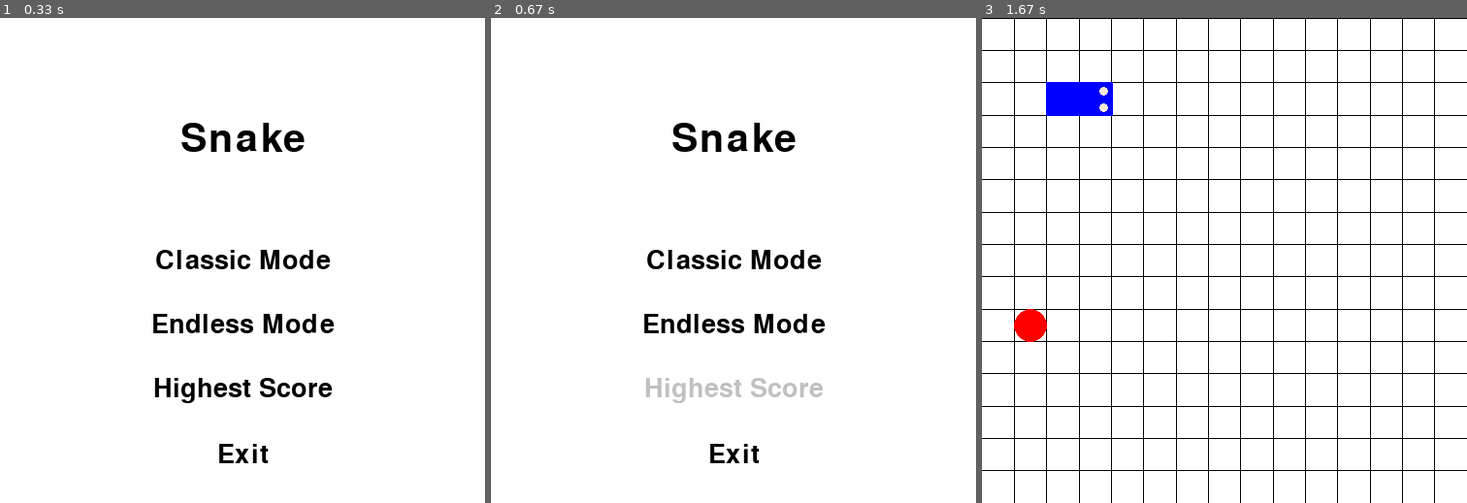
Above: before the commit, frames 1-3 (left to right).
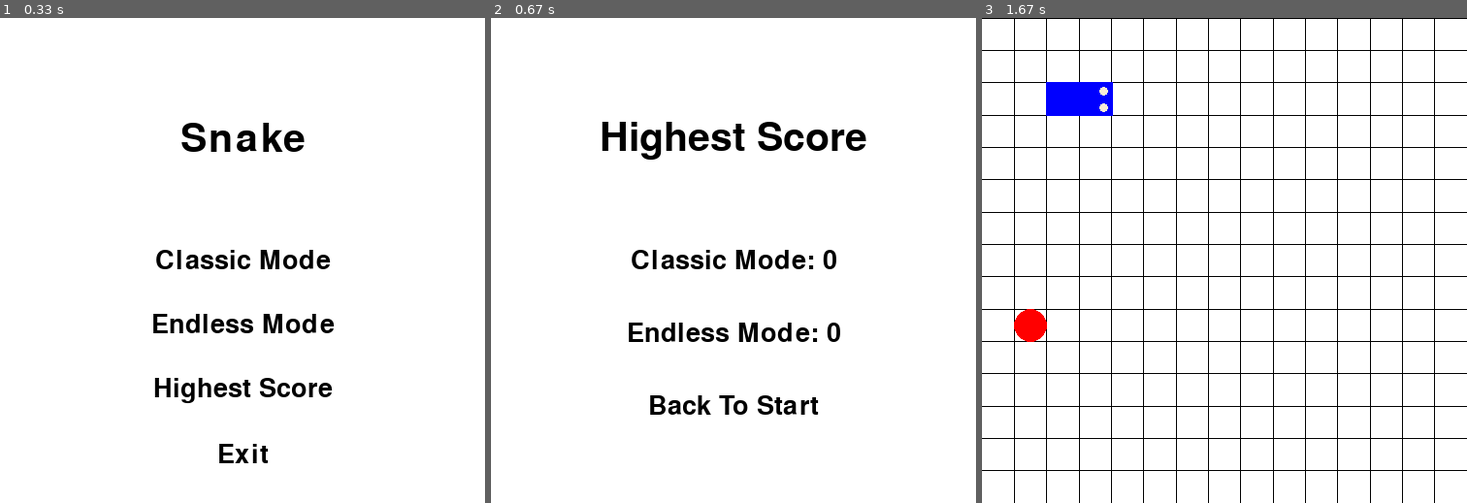
Above: after the commit, the same moments.

Repository: 1m188/snake
Game: pygame game, started from snake_pygame/main.py
Same seed, same stepped clock (60 frames per second), same inputs: the game is played once before the commit and once after it.
Inputs (mouse positions are in pixels of both pictures, inside the frame that each line leads up to):
- Up to frame 1 (0.33 s): no input
- Up to frame 2 (0.67 s): click "Highest Score" at 0.38 s
- Up to frame 3 (1.67 s): click (1224, 406) at 0.88 s, where only the run after the commit has a clickable "Back To Start"; click "Classic Mode" at 1.38 s

Frame 1 is identical in both runs. In frame 2, 5.4% of the frame differs, in the area x 22-78%, y 21-92%; in frame 3, nothing differs.

Commit message:
添加最高分场景，并且在场景加载前能够加载最高分，游戏结束后能够将最高分写入文件中

Diff:
--- a/snake_pygame/config.py
+++ b/snake_pygame/config.py
@@ -16,3 +16,28 @@
 # 蛇移动事件
 snakeMoveEventID = 1
 snakeMoveTimeInr = 200
+
+
+# 最高分
+class HighestScore:
+    fileName = "data"
+
+    @classmethod
+    def loadHighestScore(cls):
+        try:
+            data = open(cls.fileName)
+            contents = data.read().rstrip().split('\n')
+            cls.classicHighestScore = int(contents[0])
+            cls.endlessHighestScore = int(contents[1])
+        except FileNotFoundError:
+            data = open(cls.fileName, "w")
+            cls.classicHighestScore = 0
+            cls.endlessHighestScore = 0
+        finally:
+            data.close()
+
+    @classmethod
+    def saveHighestScore(cls):
+        with open(cls.fileName, "w") as data:
+            data.write(str(cls.classicHighestScore) + "\n")
+            data.write(str(cls.endlessHighestScore) + "\n")
--- a/snake_pygame/main.py
+++ b/snake_pygame/main.py
@@ -7,5 +7,7 @@
 pygame.display.set_mode(config.size)
 pygame.display.set_caption("Snake")
 
+config.HighestScore.loadHighestScore()
+
 config.curScene = scene.StartScene()
 config.curScene.run()
--- a/snake_pygame/scene.py
+++ b/snake_pygame/scene.py
@@ -13,6 +13,10 @@
         self.fps = fps
         self.isRunning = False
 
+    def appExit(self):
+        config.HighestScore.saveHighestScore()
+        sys.exit()
+
     # 场景开始之前的准备
     def prepare(self):
         pass
@@ -40,7 +44,7 @@
             self.fpsClock.tick_busy_loop(self.fps)
             for event in pygame.event.get():
                 if event.type == pygame.QUIT:
-                    sys.exit()
+                    self.appExit()
                 else:
                     self.eventHandle(event)
             self.update()
@@ -98,9 +102,10 @@
                 self.isRunning = False
                 config.curScene = GameScene(False)
             elif event.signal == self.highestScoreBtn.clicked:  # 点击最高分按钮
-                pass
+                self.isRunning = False
+                config.curScene = HighestScoreScene()
             elif event.signal == self.exitBtn.clicked:  # 点击退出按钮
-                sys.exit()
+                self.appExit()
         self.classicBtn.eventHandle(event)
         self.endlessBtn.eventHandle(event)
         self.highestScoreBtn.eventHandle(event)
@@ -214,3 +219,47 @@
     def end(self):
         config.curScene = StartScene()
         config.curScene.run()
+
+
+# 最高分场景
+class HighestScoreScene(Scene):
+    def __init__(self):
+        super().__init__(pygame.display.get_surface(), config.FPS)
+
+    def prepare(self):
+        width = self.screen.get_width()
+        height = self.screen.get_height()
+
+        self.highestScoreLab = sprite.Label("Highest Score", pygame.font.Font(None, 60), (0, 0, 0))
+        self.highestScoreLab.rect.center = (width / 2, height / 4)
+
+        self.classicHighestScoreLab = sprite.Label(f"Classic Mode: {config.HighestScore.classicHighestScore}", pygame.font.Font(None, 40), (0, 0, 0))
+        self.classicHighestScoreLab.rect.center = self.highestScoreLab.rect.center
+        self.classicHighestScoreLab.rect.centery = height / 2
+
+        interval = (height - self.classicHighestScoreLab.rect.top) / 3 - self.classicHighestScoreLab.rect.height
+
+        self.endlessHighestScoreLab = sprite.Label(f"Endless Mode: {config.HighestScore.endlessHighestScore}", pygame.font.Font(None, 40), (0, 0, 0))
+        self.endlessHighestScoreLab.rect.center = self.highestScoreLab.rect.center
+        self.endlessHighestScoreLab.rect.centery = self.classicHighestScoreLab.rect.bottom + interval
+
+        self.backBtn = sprite.Button("Back To Start", pygame.font.Font(None, 40), (0, 0, 0))
+        self.backBtn.rect.center = self.endlessHighestScoreLab.rect.center
+        self.backBtn.rect.centery = self.endlessHighestScoreLab.rect.bottom + interval
+
+    def eventHandle(self, event):
+        self.backBtn.eventHandle(event)
+        if event.type == pygame.USEREVENT:
+            if event.signal == self.backBtn.clicked:
+                self.isRunning = False
+
+    def render(self):
+        self.screen.fill((255, 255, 255))
+        self.highestScoreLab.draw(self.screen)
+        self.classicHighestScoreLab.draw(self.screen)
+        self.endlessHighestScoreLab.draw(self.screen)
+        self.backBtn.draw(self.screen)
+
+    def end(self):
+        config.curScene = StartScene()
+        config.curScene.run()
